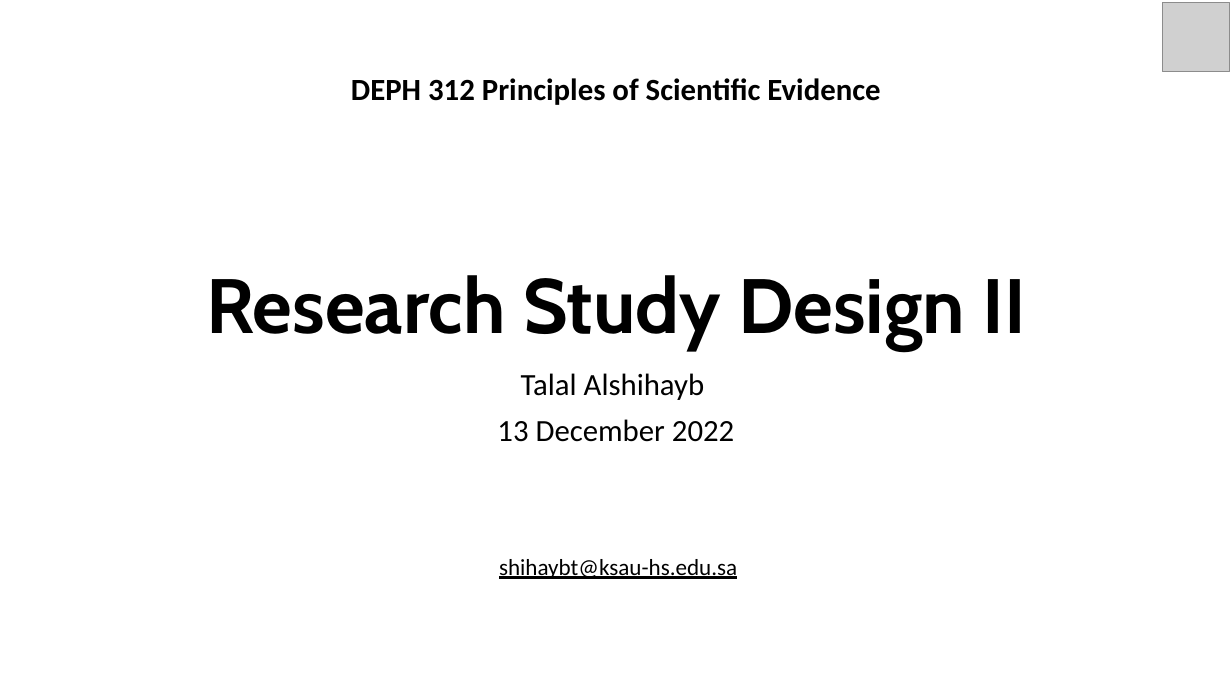
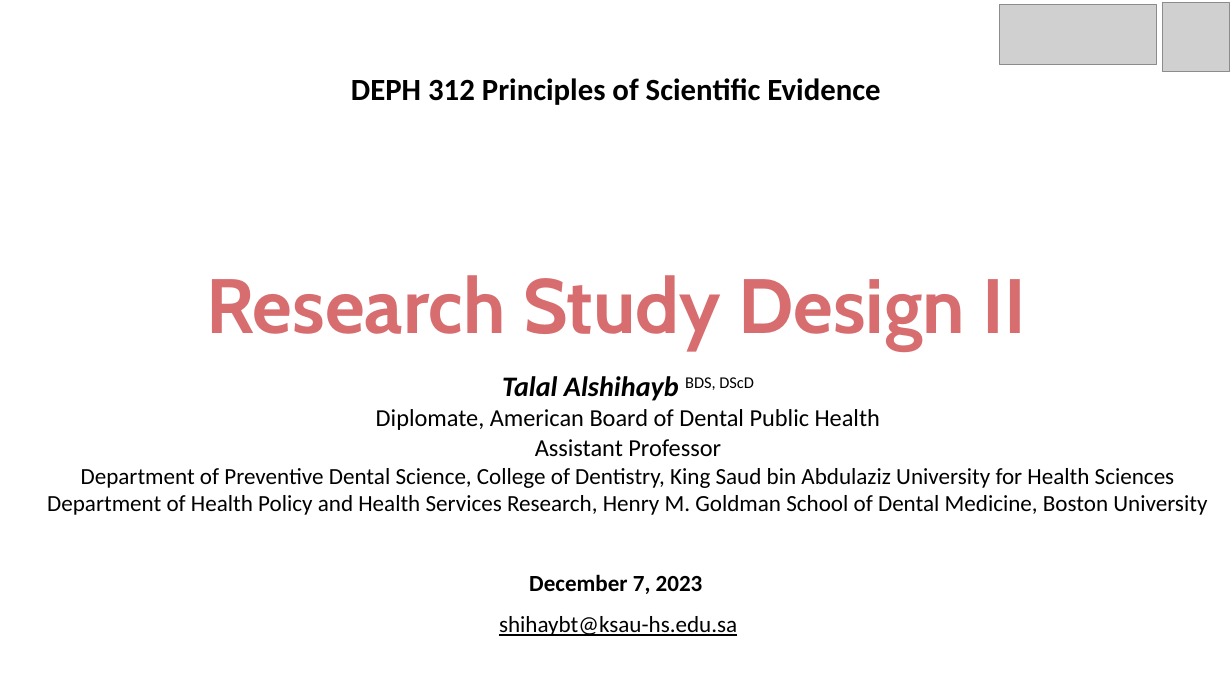
Before and after one commit to tshihayb/Principles-of-Scientific-Evidence, a slide deck: slide 1 of Lectures/DEPH 312 Lecture 4 Research Study Design II.pptx. Drawn at 1232x693 pixels with LibreOffice and Linux fonts; fonts in the diff are those of the drawing; grey boxes stand for pictures. Boxes give left, top, right and bottom in pixels: in the first picture for what was removed or moved away, otherwise in the second. Text is boxed around its words. In the diff, an @@ line names an element or a change of style, - is before the commit and + after.

```diff
--- a/Lectures/DEPH 312 Lecture 4 Research Study Design II.pptx
+++ b/Lectures/DEPH 312 Lecture 4 Research Study Design II.pptx
@@ picture added at [1000,4,1157,65] @@
@@ title "Research Study Design II" at [206,275,1026,350]: text colour #000000 to #D76D6F @@
@@ subtitle added at [47,376,1207,515], 18 pt, text #000000 @@
+Talal Alshihayb BDS, DScD
+Diplomate, American Board of Dental Public Health
+Assistant Professor
+Department of Preventive Dental Science, College of Dentistry, King Saud bin Abdulaziz University for Health Sciences
+Department of Health Policy and Health Services Research, Henry M. Goldman School of Dental Medicine, Boston University
@@ subtitle removed at [497,373,734,442] @@
-Talal Alshihayb
-13 December 2022
@@ text added at [529,574,703,594], 18 pt, text #000000, bold @@
+December 7, 2023
@@ text "shihaybt@ksau-hs.edu.sa": place and size @@
-text "shihaybt@ksau-hs.edu.sa" at [499,559,737,579]
+text "shihaybt@ksau-hs.edu.sa" at [499,616,737,636]
```
Also in this commit, not shown: 1 other slide changed, 5 other files.
